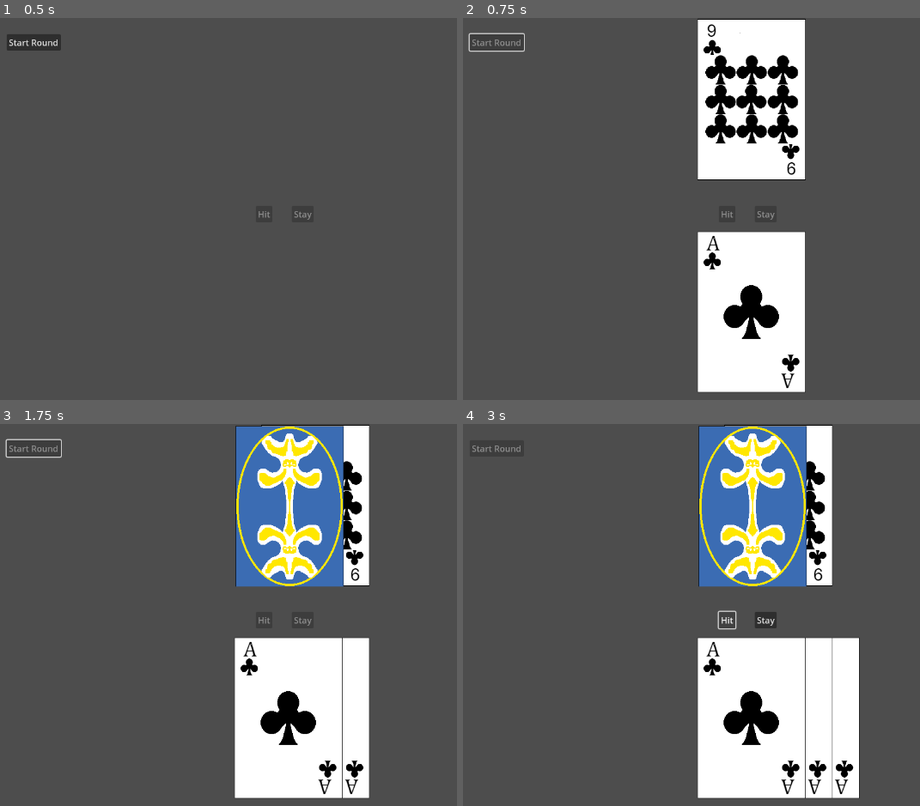
Above: before the commit, frames 1-4 (two rows, left to right).
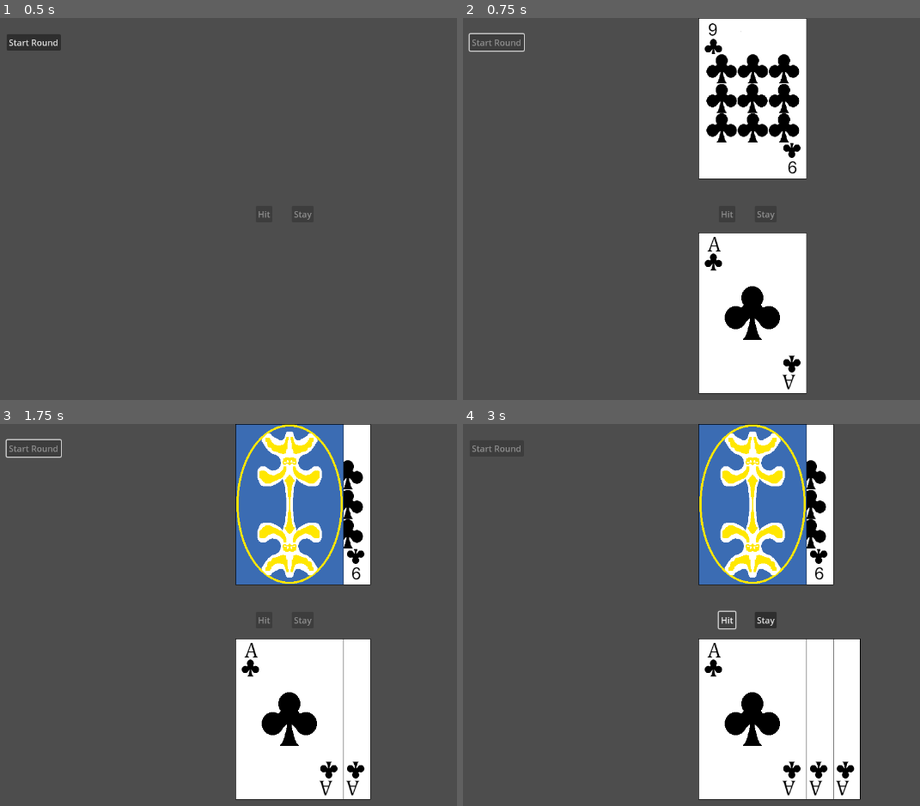
Above: after the commit, the same moments.

Repository: OwenFrakes/congressAppChallenge
Game: Godot game, scene res://main.tscn
Two runs of this game, one before a commit and one after it. Both use one fixed random seed, a clock stepped at 60 frames per second and the inputs below.
Inputs:
- Up to frame 1 (0.5 s): no input
- Up to frame 2 (0.75 s): click "Start Round" at 0.5 s
- Up to frame 3 (1.75 s): tap Enter at 1.25 s
- Up to frame 4 (3 s): tap Space at 2 s; click "Hit" at 2.75 s

Frame 1 is identical in both runs. In frame 2, 2.8% of the frame differs, in the area x 51-76%, y 0-99%; in frame 3, 4.5%; in frame 4, 4.8%, in the area x 51-88%, y 0-99%.

Commit message:
Cards aligned, blackjack finished.

Diff:
--- a/ClubsSpriteSheet.tres
+++ b/ClubsSpriteSheet.tres
@@ -1,107 +1,107 @@
 [gd_resource type="SpriteFrames" load_steps=16 format=3 uid="uid://br7iqm2f3tl12"]
 
-[ext_resource type="Texture2D" uid="uid://b2wq7f7milbu7" path="res://ClubsSheet3.png" id="1_b61op"]
+[ext_resource type="Texture2D" uid="uid://dcoc4i26xtfq" path="res://ClubsSheet4.png" id="1_hoxqs"]
 
-[sub_resource type="AtlasTexture" id="AtlasTexture_w2idm"]
-atlas = ExtResource("1_b61op")
-region = Rect2(0, 0, 208, 306)
+[sub_resource type="AtlasTexture" id="AtlasTexture_dwcja"]
+atlas = ExtResource("1_hoxqs")
+region = Rect2(0, 0, 202, 300)
 
-[sub_resource type="AtlasTexture" id="AtlasTexture_csufv"]
-atlas = ExtResource("1_b61op")
-region = Rect2(208, 0, 208, 306)
+[sub_resource type="AtlasTexture" id="AtlasTexture_gae00"]
+atlas = ExtResource("1_hoxqs")
+region = Rect2(203, 0, 202, 300)
 
-[sub_resource type="AtlasTexture" id="AtlasTexture_0iv7g"]
-atlas = ExtResource("1_b61op")
-region = Rect2(416, 0, 208, 306)
+[sub_resource type="AtlasTexture" id="AtlasTexture_3wxhj"]
+atlas = ExtResource("1_hoxqs")
+region = Rect2(406, 0, 202, 300)
 
-[sub_resource type="AtlasTexture" id="AtlasTexture_hvkdp"]
-atlas = ExtResource("1_b61op")
-region = Rect2(624, 0, 208, 306)
+[sub_resource type="AtlasTexture" id="AtlasTexture_skrh8"]
+atlas = ExtResource("1_hoxqs")
+region = Rect2(609, 0, 202, 300)
 
-[sub_resource type="AtlasTexture" id="AtlasTexture_h5pv7"]
-atlas = ExtResource("1_b61op")
-region = Rect2(0, 306, 208, 306)
+[sub_resource type="AtlasTexture" id="AtlasTexture_1frhc"]
+atlas = ExtResource("1_hoxqs")
+region = Rect2(0, 301, 202, 300)
 
-[sub_resource type="AtlasTexture" id="AtlasTexture_ii54b"]
-atlas = ExtResource("1_b61op")
-region = Rect2(208, 306, 208, 306)
+[sub_resource type="AtlasTexture" id="AtlasTexture_0vh5s"]
+atlas = ExtResource("1_hoxqs")
+region = Rect2(203, 301, 202, 300)
 
-[sub_resource type="AtlasTexture" id="AtlasTexture_38xlj"]
-atlas = ExtResource("1_b61op")
-region = Rect2(416, 306, 208, 306)
+[sub_resource type="AtlasTexture" id="AtlasTexture_affdv"]
+atlas = ExtResource("1_hoxqs")
+region = Rect2(406, 301, 202, 300)
 
-[sub_resource type="AtlasTexture" id="AtlasTexture_4tjgx"]
-atlas = ExtResource("1_b61op")
-region = Rect2(624, 306, 208, 306)
+[sub_resource type="AtlasTexture" id="AtlasTexture_d8a4f"]
+atlas = ExtResource("1_hoxqs")
+region = Rect2(609, 301, 202, 300)
 
-[sub_resource type="AtlasTexture" id="AtlasTexture_ag1q0"]
-atlas = ExtResource("1_b61op")
-region = Rect2(0, 612, 208, 306)
+[sub_resource type="AtlasTexture" id="AtlasTexture_f2x0v"]
+atlas = ExtResource("1_hoxqs")
+region = Rect2(0, 602, 202, 300)
 
-[sub_resource type="AtlasTexture" id="AtlasTexture_c5fsx"]
-atlas = ExtResource("1_b61op")
-region = Rect2(208, 612, 208, 306)
+[sub_resource type="AtlasTexture" id="AtlasTexture_2ph3t"]
+atlas = ExtResource("1_hoxqs")
+region = Rect2(203, 602, 202, 300)
 
-[sub_resource type="AtlasTexture" id="AtlasTexture_xkipu"]
-atlas = ExtResource("1_b61op")
-region = Rect2(416, 612, 208, 306)
+[sub_resource type="AtlasTexture" id="AtlasTexture_1u2um"]
+atlas = ExtResource("1_hoxqs")
+region = Rect2(406, 602, 202, 300)
 
-[sub_resource type="AtlasTexture" id="AtlasTexture_2tfow"]
-atlas = ExtResource("1_b61op")
-region = Rect2(624, 612, 208, 306)
+[sub_resource type="AtlasTexture" id="AtlasTexture_0upcf"]
+atlas = ExtResource("1_hoxqs")
+region = Rect2(609, 602, 202, 300)
 
-[sub_resource type="AtlasTexture" id="AtlasTexture_eu7d6"]
-atlas = ExtResource("1_b61op")
-region = Rect2(0, 918, 208, 306)
+[sub_resource type="AtlasTexture" id="AtlasTexture_fpoeh"]
+atlas = ExtResource("1_hoxqs")
+region = Rect2(0, 903, 202, 300)
 
-[sub_resource type="AtlasTexture" id="AtlasTexture_l3eul"]
-atlas = ExtResource("1_b61op")
-region = Rect2(208, 918, 208, 306)
+[sub_resource type="AtlasTexture" id="AtlasTexture_ipqij"]
+atlas = ExtResource("1_hoxqs")
+region = Rect2(203, 903, 202, 300)
 
 [resource]
 animations = [{
 "frames": [{
 "duration": 1.0,
-"texture": SubResource("AtlasTexture_w2idm")
+"texture": SubResource("AtlasTexture_dwcja")
 }, {
 "duration": 1.0,
-"texture": SubResource("AtlasTexture_csufv")
+"texture": SubResource("AtlasTexture_gae00")
 }, {
 "duration": 1.0,
-"texture": SubResource("AtlasTexture_0iv7g")
+"texture": SubResource("AtlasTexture_3wxhj")
 }, {
 "duration": 1.0,
-"texture": SubResource("AtlasTexture_hvkdp")
+"texture": SubResource("AtlasTexture_skrh8")
 }, {
 "duration": 1.0,
-"texture": SubResource("AtlasTexture_h5pv7")
+"texture": SubResource("AtlasTexture_1frhc")
 }, {
 "duration": 1.0,
-"texture": SubResource("AtlasTexture_ii54b")
+"texture": SubResource("AtlasTexture_0vh5s")
 }, {
 "duration": 1.0,
-"texture": SubResource("AtlasTexture_38xlj")
+"texture": SubResource("AtlasTexture_affdv")
 }, {
 "duration": 1.0,
-"texture": SubResource("AtlasTexture_4tjgx")
+"texture": SubResource("AtlasTexture_d8a4f")
 }, {
 "duration": 1.0,
-"texture": SubResource("AtlasTexture_ag1q0")
+"texture": SubResource("AtlasTexture_f2x0v")
 }, {
 "duration": 1.0,
-"texture": SubResource("AtlasTexture_c5fsx")
+"texture": SubResource("AtlasTexture_2ph3t")
 }, {
 "duration": 1.0,
-"texture": SubResource("AtlasTexture_xkipu")
+"texture": SubResource("AtlasTexture_1u2um")
 }, {
 "duration": 1.0,
-"texture": SubResource("AtlasTexture_2tfow")
+"texture": SubResource("AtlasTexture_0upcf")
 }, {
 "duration": 1.0,
-"texture": SubResource("AtlasTexture_eu7d6")
+"texture": SubResource("AtlasTexture_fpoeh")
 }, {
 "duration": 1.0,
-"texture": SubResource("AtlasTexture_l3eul")
+"texture": SubResource("AtlasTexture_ipqij")
 }],
 "loop": true,
 "name": &"default",
Binary file removed: ClubsSheet2.png
Not shown, removed: ClubsSheet2.png.import
Binary file removed: ClubsSheet3.png
Binary file added: ClubsSheet4.png
Not shown, changed: ClubsSheet4.png.import
